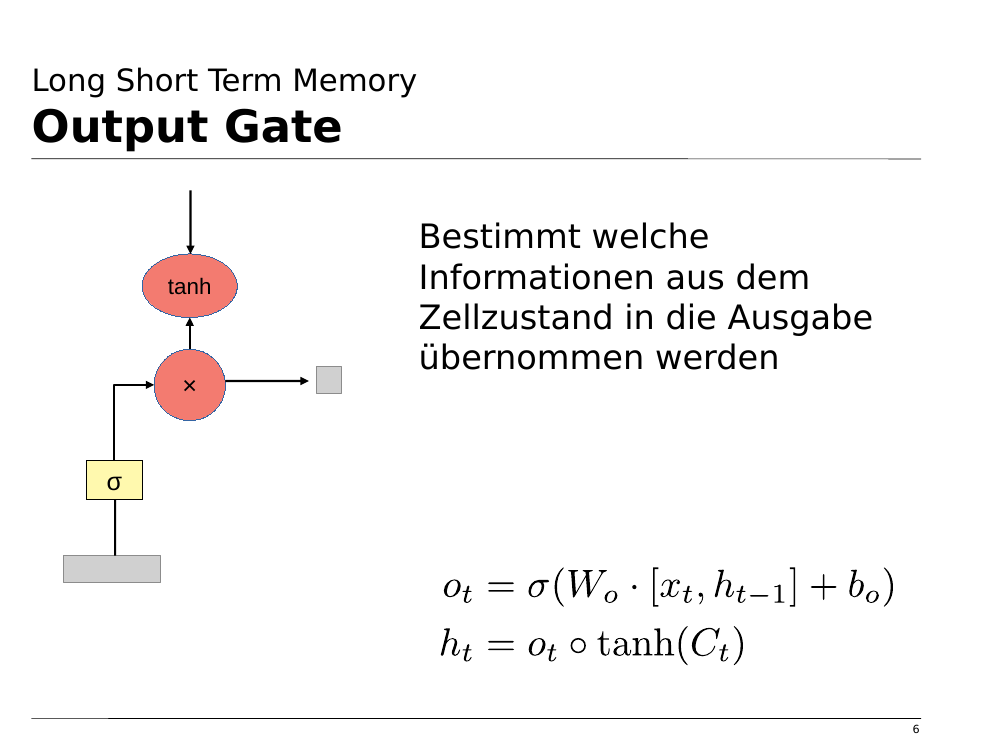
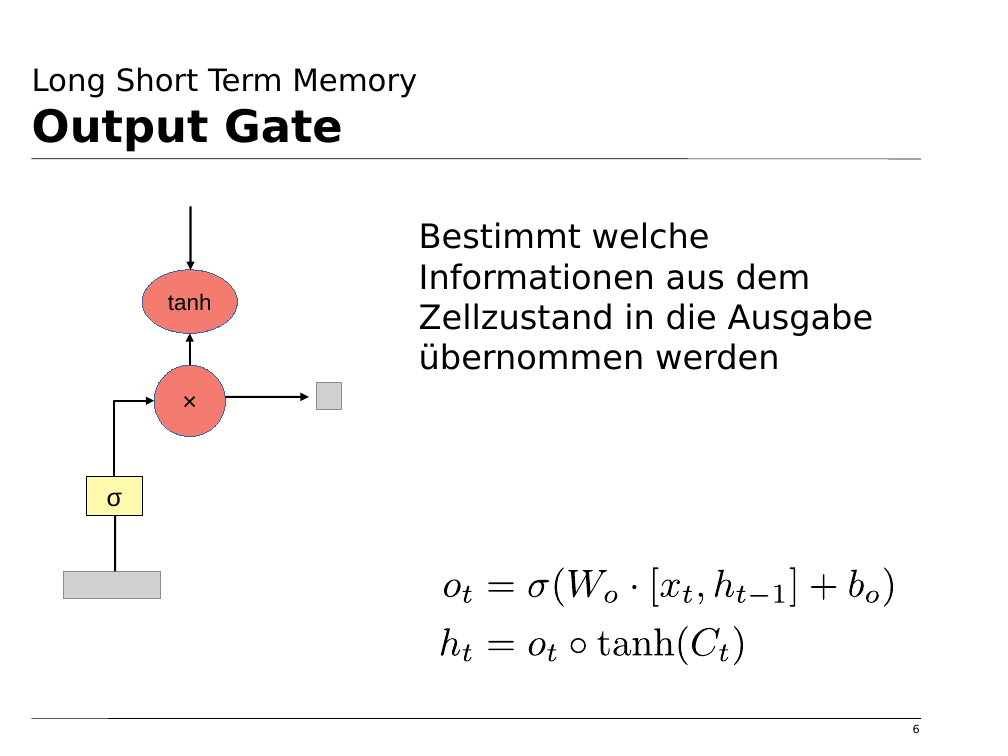
Before and after one commit to tfassbender/deep_learning_team_rnn, a slide deck: slide 6 of vorlesung/vorlesung_rnn_lstm_malte.odp. Drawn at 1008x756 pixels with LibreOffice and Linux fonts; fonts in the diff are those of the drawing; grey boxes stand for pictures; background and template pictures are left out. Boxes give left, top, right and bottom in pixels: in the first picture for what was removed or moved away, otherwise in the second. Text is boxed around its words. In the diff, an @@ line names an element or a change of style, - is before the commit and + after.

```diff
--- a/vorlesung/vorlesung_rnn_lstm_malte.odp
+++ b/vorlesung/vorlesung_rnn_lstm_malte.odp
@@ 2 pictures, 2 ellipses, 2 elbow arrows, 2 arrows, 1 rectangle, 1 line: place and size @@
-2 pictures, 2 ellipses, 2 elbow arrows, 2 arrows, 1 rectangle, 1 line at [64, 191, 341, 583]
+2 pictures, 2 ellipses, 2 elbow arrows, 2 arrows, 1 rectangle, 1 line at [64, 207, 341, 599]
```
Also in this commit, not shown: 9 other slides changed.
